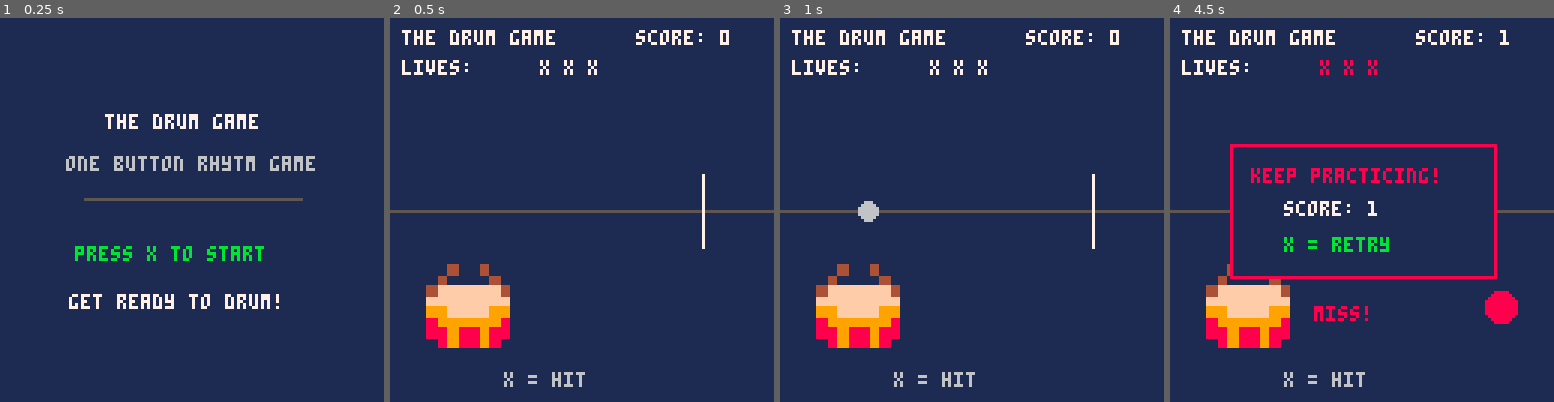
Above: before the commit, frames 1-4 (left to right).
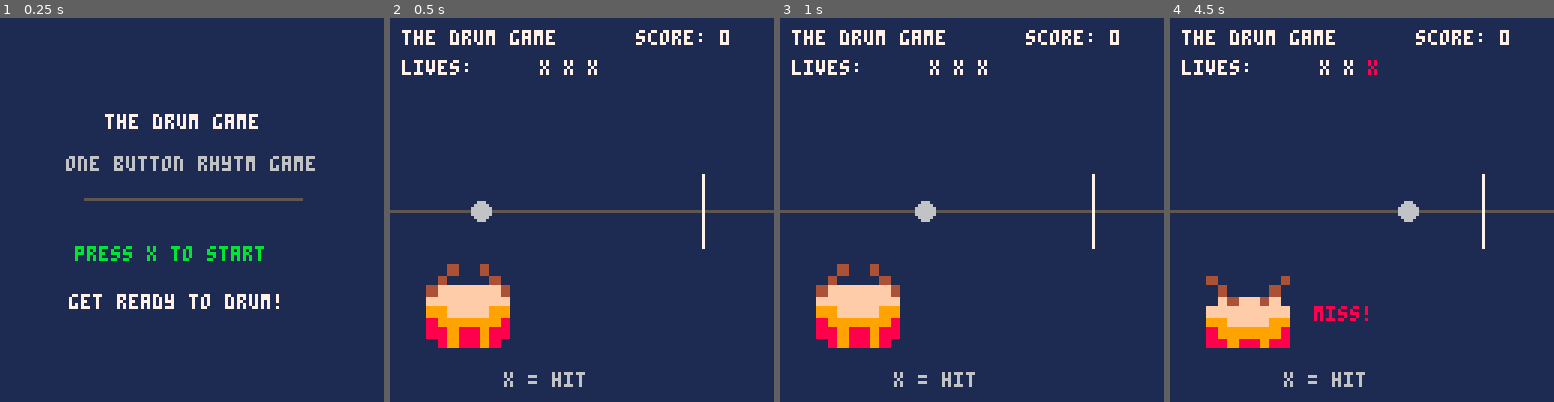
Above: after the commit, the same moments.

Repository: regular-username/1ButtonGame.p8
Game: PICO-8 cartridge 1ButtonGame.p8
Same seed, same stepped clock (60 frames per second), same inputs: the game is played once before the commit and once after it.
Inputs:
- Up to frame 1 (0.25 s): no input
- Up to frame 2 (0.5 s): tap X (X key) at 0.33 s
- Up to frame 3 (1 s): no input
- Up to frame 4 (4.5 s): tap X (X key) at 1.07, 1.85, 2.97, 4.08 s

Frame 1 is identical in both runs. In frame 2, 0.2% of the frame differs, in the area x 21-27%, y 47-54%; in frame 3, 0.5%; in frame 4, 7.1%, in the area x 9-91%, y 3-86%.

Commit message:
changed whole count structure

Diff:
--- a/1ButtonGame.p8
+++ b/1ButtonGame.p8
@@ -40,8 +40,10 @@
 last_rhythm_type = 0
 
 -- timing at 110 bpm
-beat_timer = 0
 beat_length = 1800 / 110
+
+-- music synchronization
+last_music_pat = -1
 
 -- hit timing settings
 hit_window = 6
@@ -70,7 +72,8 @@
     rhythm_step = 1
     last_rhythm_type = 0
     last_beat_was_hit = false
-    beat_timer = 0
+
+    last_music_pat = -1
 end
 
 -- restart game
@@ -94,7 +97,8 @@
     rhythm_step = 1
     last_rhythm_type = 0
     last_beat_was_hit = false
-    beat_timer = 0
+
+    last_music_pat = -1
 
     start_screen = false
     music(0)
@@ -126,12 +130,9 @@
 -- choose a rhythm based on score
 function choose_rhythm()
     local r = rnd(1)
-    local max_type = 5
 
     if score < 5 then
         -- beginner: mostly simple rhythms
-        max_type = 4
-
         if r < 0.15 then
             rhythm_type = 1
         elseif r < 0.65 then
@@ -174,7 +175,7 @@
     -- avoid repeating the same rhythm twice
     if rhythm_type == 5 and
     last_rhythm_type == 5 then
-       rhythm_type = 3
+        rhythm_type = 3
     end
 
     last_rhythm_type = rhythm_type
@@ -190,7 +191,9 @@
             rhythm_type = 1
             rhythm_step = 1
             last_rhythm_type = 0
-            beat_timer = 0
+            last_beat_was_hit = false
+
+            last_music_pat = -1
 
             music(0)
         end
@@ -221,35 +224,37 @@
         end
     end
 
-    -- rhythm clock
-    beat_timer += 1
-
-    if beat_timer >= beat_length then
-        beat_timer -= beat_length
-
-        -- choose a new rhythm every four beats
-        if rhythm_step == 1 then
-           if last_beat_was_hit then
-           rhythm_type = 1
-        else
-            choose_rhythm()
-        end
-     end
-
-        -- spawn notes only on active beats
+    -- synchronize rhythm with music
+    local music_pat = stat(54)
+
+    -- process only when the music changes pattern
+    if music_pat >= 0 and
+    music_pat <= 3 and
+    music_pat != last_music_pat then
+
+        last_music_pat = music_pat
+
+        -- music pattern 00 starts a new group
+        if music_pat == 0 then
+            rhythm_step = 1
+
+            if last_beat_was_hit then
+                rhythm_type = 1
+            else
+                choose_rhythm()
+            end
+        else
+            -- 01, 02 and 03 are beats 2, 3 and 4
+            rhythm_step = music_pat + 1
+        end
+
+        -- spawn notes on active beats
         if rhythm_patterns[rhythm_type][rhythm_step] == 1 then
             spawn_note()
         end
 
         last_beat_was_hit =
-           rhythm_patterns [rhythm_type]
-           [rhythm_step] == 1
-
-        rhythm_step += 1
-
-        if rhythm_step > 4 then
-            rhythm_step = 1
-        end
+            rhythm_patterns[rhythm_type][rhythm_step] == 1
     end
 
     -- move notes and check misses
